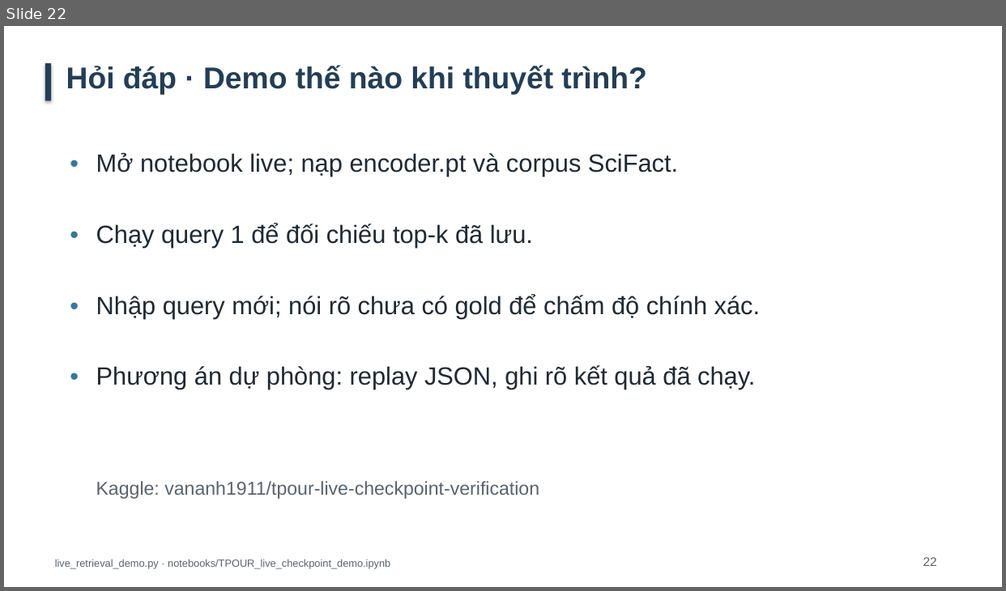
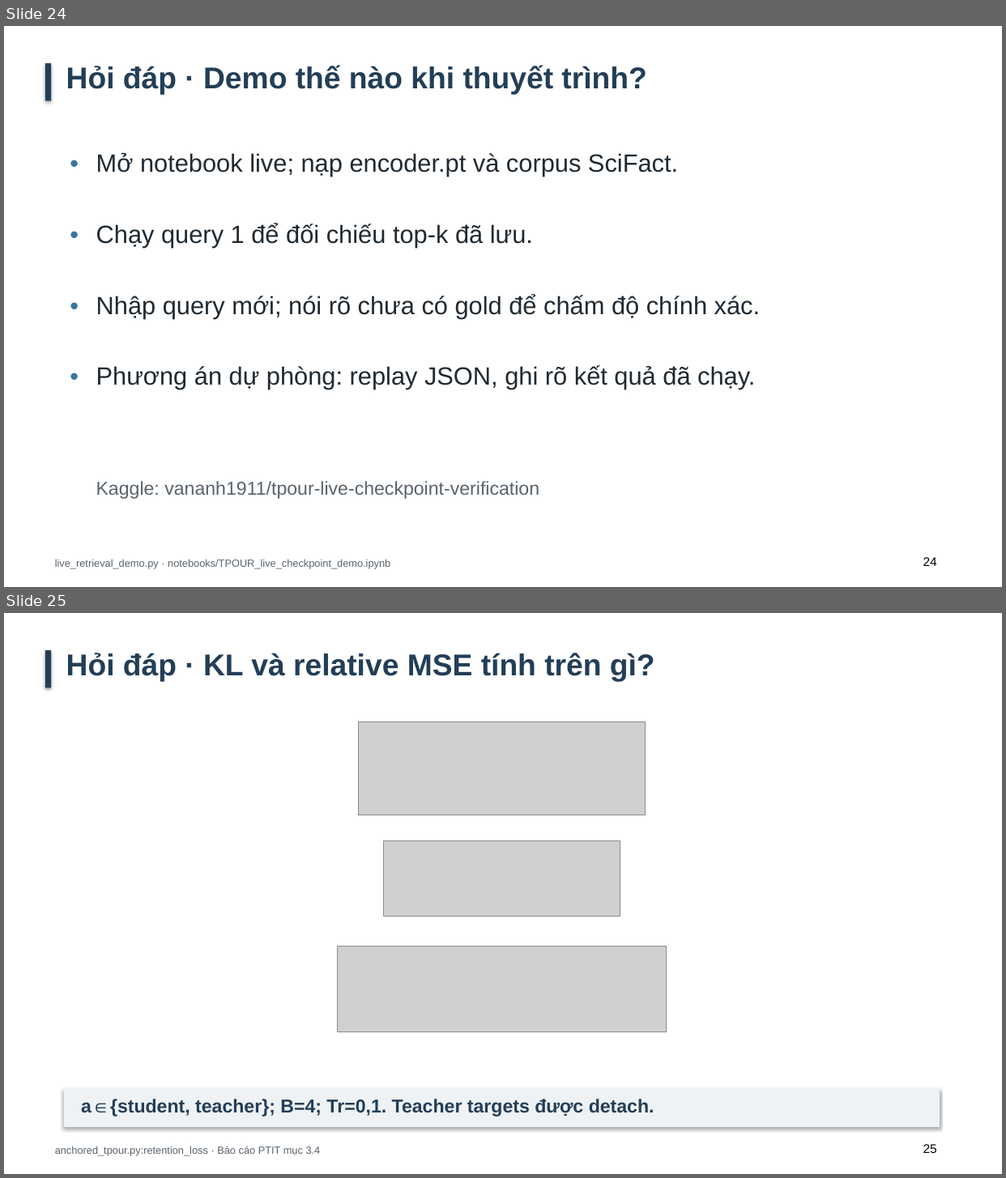
Before and after one commit to lequangduccode/tpour-trpo-experiments, a slide deck: reports/presentation_final/Slide_thuyet_trinh_TPOUR_TRPO_cap_nhat.pptx. Shown one above the other, each under a label of ours: slide 22 before the commit, slides 24 and 25 after it. The pictures are 1006x591 and 1006x1178 pixels, drawn with LibreOffice and Linux fonts; fonts in the diff are those of the drawing; grey boxes stand for pictures. Boxes give left, top, right and bottom in pixels: in the first picture for what was removed or moved away, otherwise in the second. Text is boxed around its words. In the diff, an @@ line names an element or a change of style, - is before the commit and + after.

Commit message:
Rebuild report on exact PTIT template, restore math and audit slides and data lineage

```diff
--- a/reports/presentation_final/Slide_thuyet_trinh_TPOUR_TRPO_cap_nhat.pptx
+++ b/reports/presentation_final/Slide_thuyet_trinh_TPOUR_TRPO_cap_nhat.pptx
@@ slide 25 added at [4, 613, 1002, 1174], background #FFFFFF @@
@@ rectangle added at [45, 650, 51, 688], fill #233E57 @@
@@ text added at [66, 653, 655, 682], 29 pt, text #233E57, bold @@
+Hỏi đáp · KL và relative MSE tính trên gì?
@@ picture added at [358, 722, 645, 815] @@
@@ picture added at [384, 841, 620, 916] @@
@@ picture added at [338, 946, 667, 1033] @@
@@ rectangle added at [64, 1088, 940, 1127], fill #EEF2F4 @@
@@ text added at [81, 1099, 654, 1117], 18 pt, text #233E57, bold @@
+a∈{student, teacher}; B=4; Tr=0,1. Teacher targets được detach.
@@ text added at [55, 1146, 321, 1157], 10 pt, text #59636D @@
+anchored_tpour.py:retention_loss · Báo cáo PTIT mục 3.4
@@ text added at [923, 1144, 937, 1153], 12 pt, text #000000 @@
+25
@@ what was slide 22 is now slide 24 @@
@@ slide 24 changed as well @@
@@ text at [923, 557, 937, 566]: text changed; text colour #59636D to #000000 @@
-22
+24
```
Also in this commit, not shown: 22 other slides changed, 3 other slides added, 27 other files.
